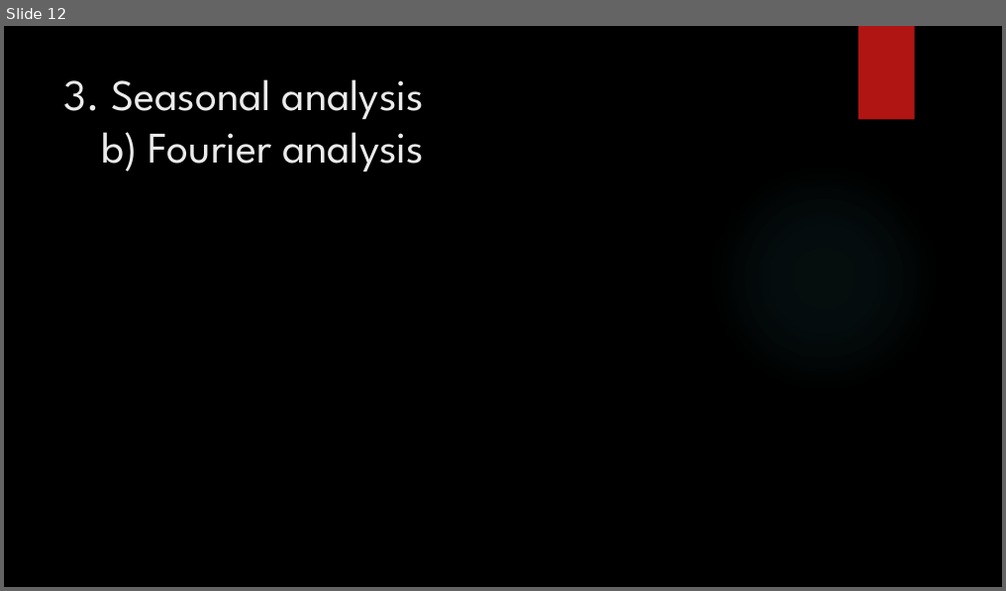
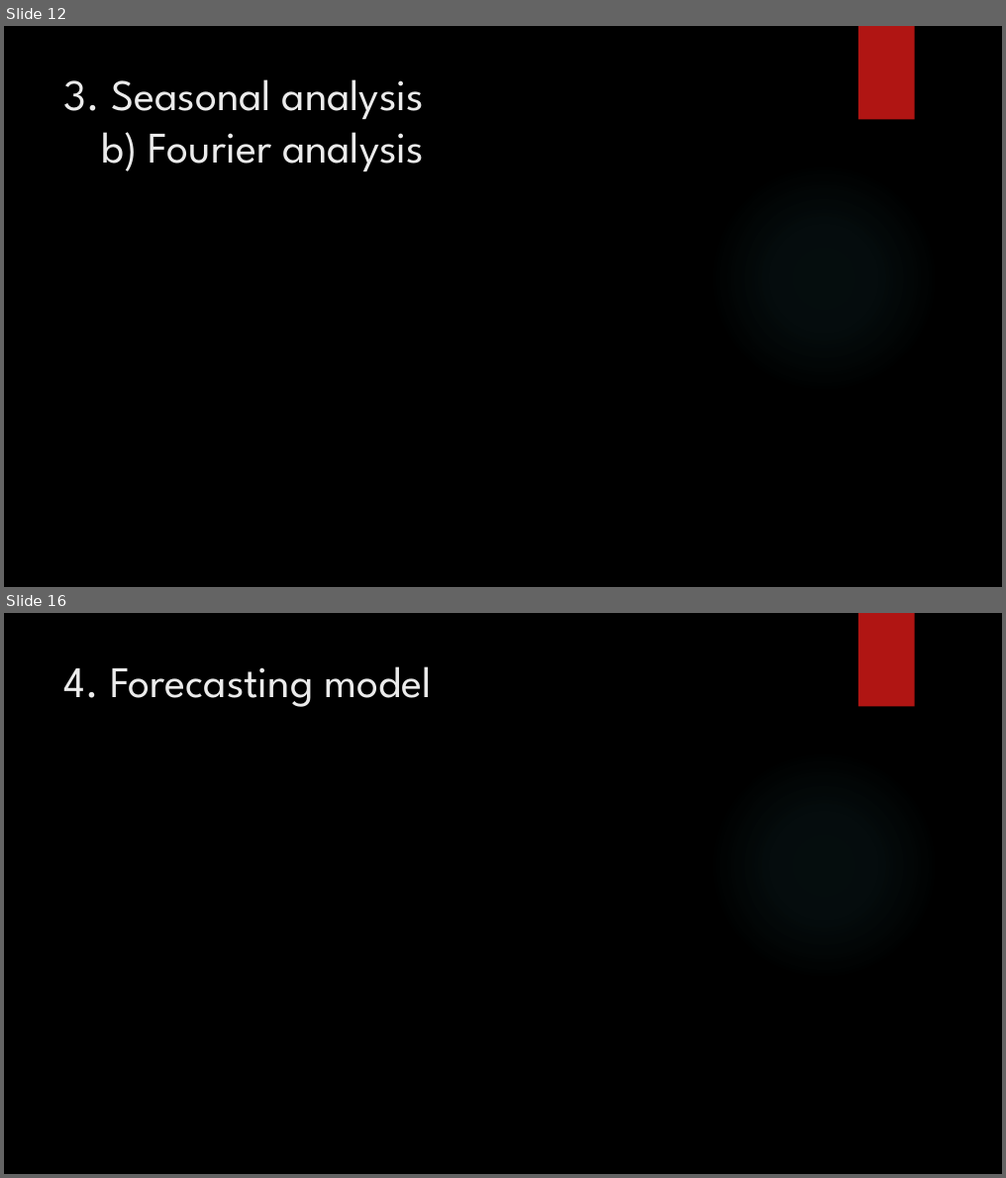
Before and after one commit to PAWhalley/ai-hack18, a slide deck: Presentation_Finale.pptx. Shown one above the other, each under a label of ours: slide 12 before the commit, slides 12 and 16 after it; the slides between them are not shown. The pictures are 1006x591 and 1006x1178 pixels, drawn with LibreOffice and Linux fonts; fonts in the diff are those of the drawing; background and template pictures are left out. Boxes give left, top, right and bottom in pixels: in the first picture for what was removed or moved away, otherwise in the second. Text is boxed around its words. In the diff, an @@ line names an element or a change of style, - is before the commit and + after.

```diff
--- a/Presentation_Finale.pptx
+++ b/Presentation_Finale.pptx
@@ slide 16 added at box(4, 613, 1002, 1174), background picture (left out); not listed: 2 template elements that a slide beside it also shows @@
@@ title added at box(64, 666, 431, 707), 42 pt, text #EBEBEB @@
+4. Forecasting model
```
Also in this commit, not shown: 3 slides changed, 2 other slides added, 2 slides removed.
